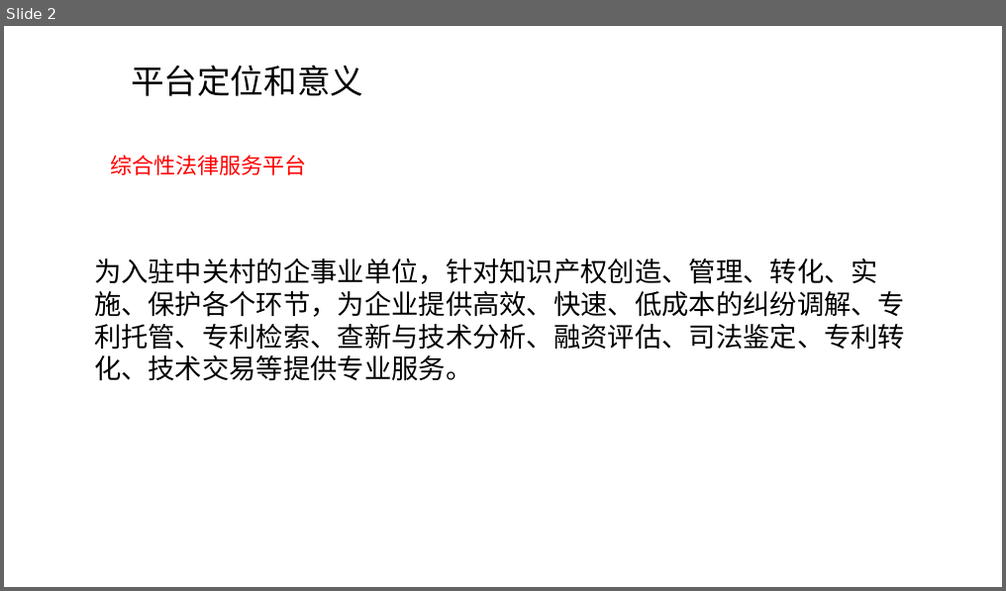
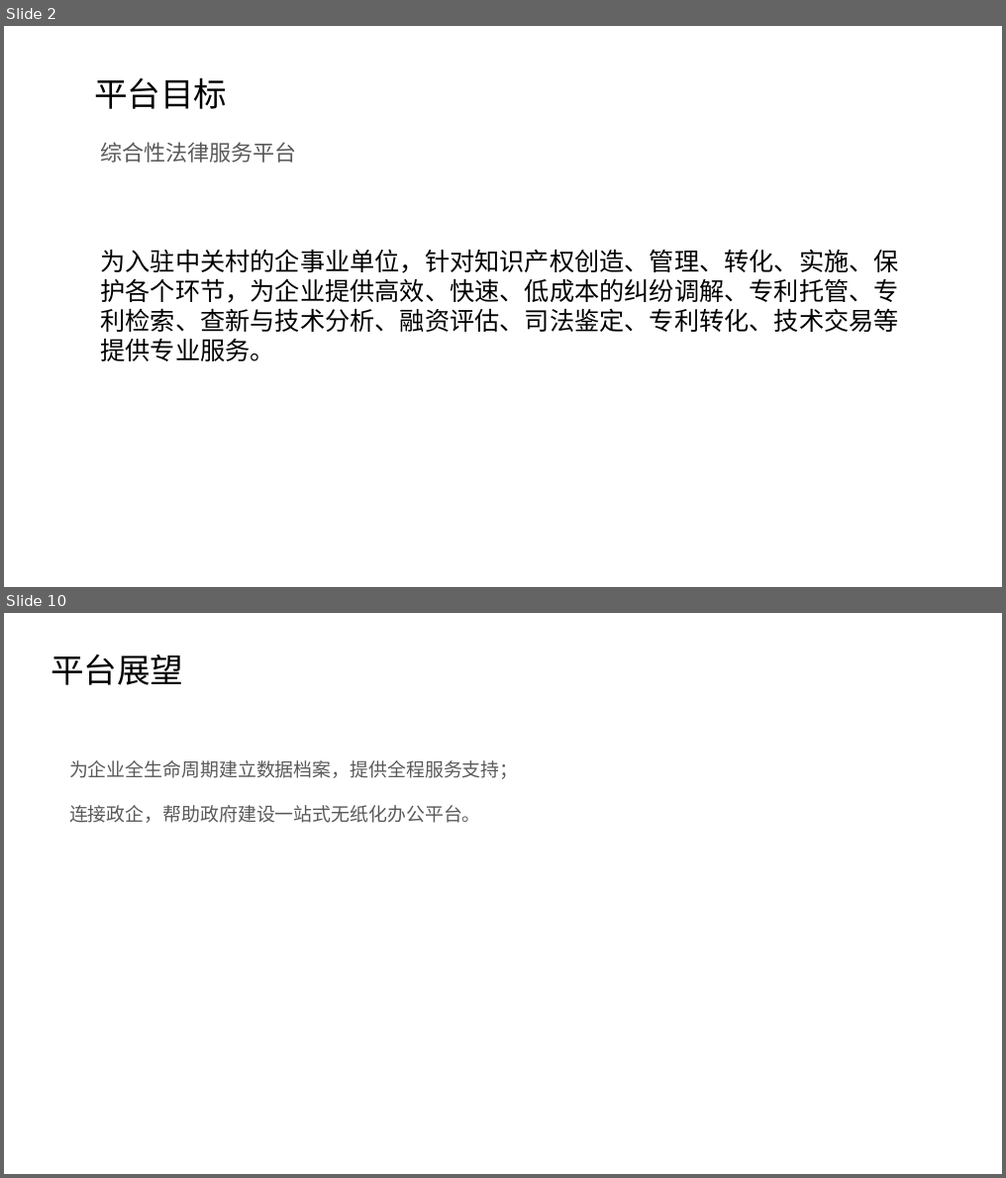
Before and after one commit to petite-chen/data, a slide deck: 资料/1.海知平台介绍.ppt. Shown one above the other, each under a label of ours: slide 2 before the commit, slides 2 and 10 after it; the slides between them are not shown. The pictures are 1006x591 and 1006x1178 pixels, drawn with LibreOffice and Linux fonts; fonts in the diff are those of the drawing. Boxes give left, top, right and bottom in pixels: in the first picture for what was removed or moved away, otherwise in the second. Text is boxed around its words. In the diff, an @@ line names an element or a change of style, - is before the commit and + after.

```diff
--- a/资料/1.海知平台介绍.ppt
+++ b/资料/1.海知平台介绍.ppt
@@ slide 10 added at (x1=4, y1=613, x2=1002, y2=1174), background #FFFFFF @@
@@ text added at (x1=51, y1=655, x2=183, y2=685), 32 pt, text #000000 @@
+平台展望
@@ text added at (x1=69, y1=761, x2=519, y2=823), 18 pt, text #595959 @@
+为企业全生命周期建立数据档案，提供全程服务支持；
+连接政企，帮助政府建设一站式无纸化办公平台。
@@ slide 2 changed as well @@
@@ text at (x1=94, y1=77, x2=227, y2=109): text changed @@
-平台定位和意义
+平台目标
@@ text "综合性法律服务平台" moved from (x1=111, y1=155, x2=307, y2=175) to (x1=101, y1=142, x2=297, y2=163) @@
@@ text "综合性法律服务平台" at (x1=101, y1=142, x2=297, y2=163): text colour #FF0000 to #595959 @@
@@ text "为入驻中关村的企事业单位，针对知识产权创造、管理、转化、实施、保护各个环节，为企业提供高效、快速、低成本的纠纷调解、专利 ..." moved from (x1=94, y1=259, x2=905, y2=381) to (x1=101, y1=249, x2=899, y2=362) @@
@@ text "为入驻中关村的企事业单位，针对知识产权创造、管理、转化、实施、保护各个环节，为企业提供高效、快速、低成本的纠纷调解、专利 ..." at (x1=101, y1=249, x2=899, y2=362): size 26 to 24 pt, font Arial to Noto Sans CJK SC @@
```
Also in this commit, not shown: 1 other slide changed, 8 other slides added, 5 slides removed, 4 other files.
